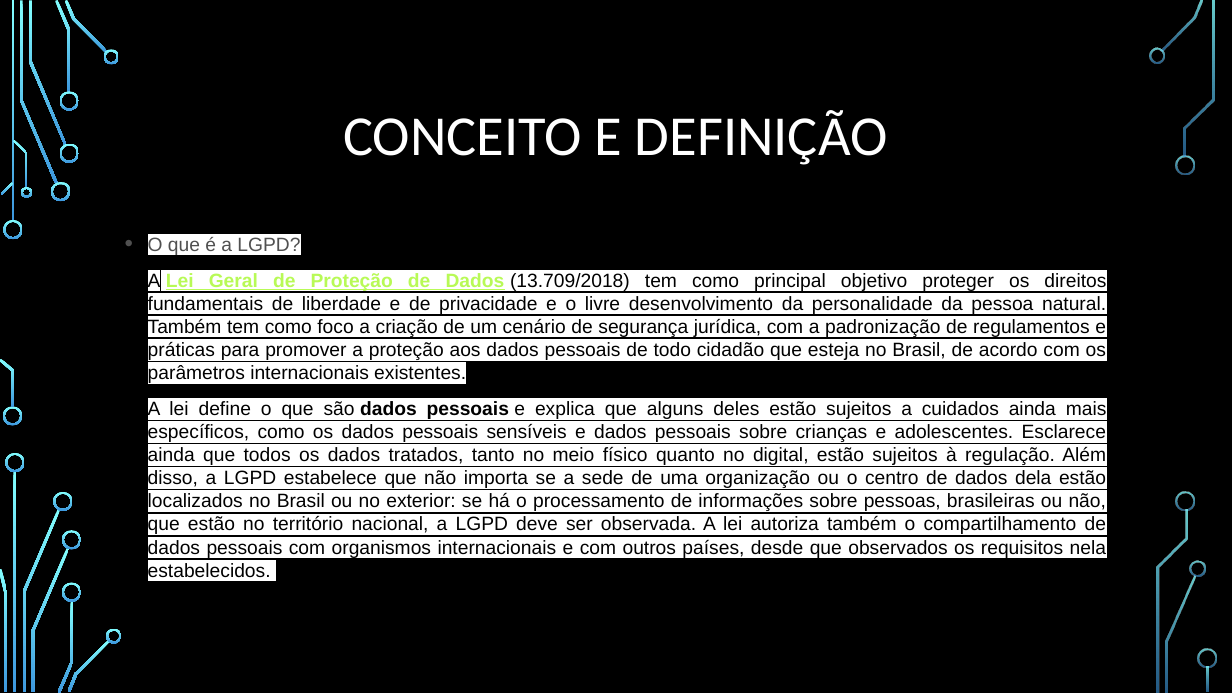
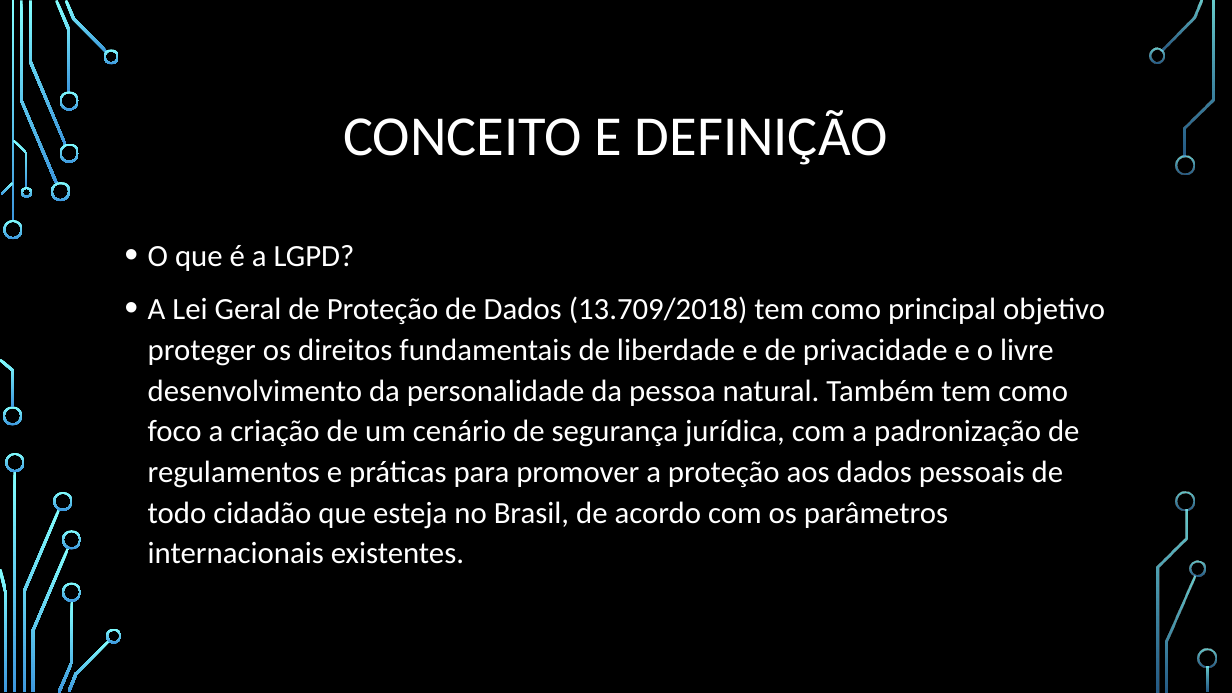
Before and after one commit to MauricioSanto/Meu-Curso-fullstack, a slide deck: slide 3 of Módulo 03/Back-End/aula01/apresentaçao power point LGPD/lgpd.pptx (slide 2 before the commit). Drawn at 1232x693 pixels with LibreOffice and Linux fonts; fonts in the diff are those of the drawing; background and template pictures are left out. Boxes give left, top, right and bottom in pixels: in the first picture for what was removed or moved away, otherwise in the second. Text is boxed around its words. In the diff, an @@ line names an element or a change of style, - is before the commit and + after.

```diff
--- a/Módulo 03/Back-End/aula01/apresentaçao power point LGPD/lgpd.pptx
+++ b/Módulo 03/Back-End/aula01/apresentaçao power point LGPD/lgpd.pptx
@@ text "O que é a LGPD?" at <box>148,245,1105,564</box>: size 15 to 24 pt, font Arial to Calibri, highlight #FFFFFF to none, text colour #000000 to #FFFFFF; text colour #505050 to #FFFFFF in "O que é a LGPD?"; text colour #B8FA56 to #FFFFFF, bold off, underline off in "Lei Geral de Proteção de Dados"; line spacing 1 to 1.1; alignment justified to left @@
@@ text at <box>148,401,1107,577</box>: paragraph removed @@
-• A lei define o que são dados pessoais e explica que alguns deles estão sujeitos a cuidados ainda mais específicos, como os dados pessoais sensíveis e dados pessoais sobre crianças e adolescentes. Esclarece ainda que todos os dados tratados, tanto no meio físico quanto no digital, estão sujeitos à regulação. Além disso, a LGPD estabelece que não importa se a sede de uma organização ou o centro de dados dela estão localizados no Brasil ou no exterior: se há o processamento de informações sobre pessoas, brasileiras ou não, que estão no território nacional, a LGPD deve ser observada. A lei autoriza também o compartilhamento de dados pessoais com organismos internacionais e com outros países, desde que observados os requisitos nela estabelecidos.
```
Also in this commit, not shown: 6 other slides changed, 5 slides added.
